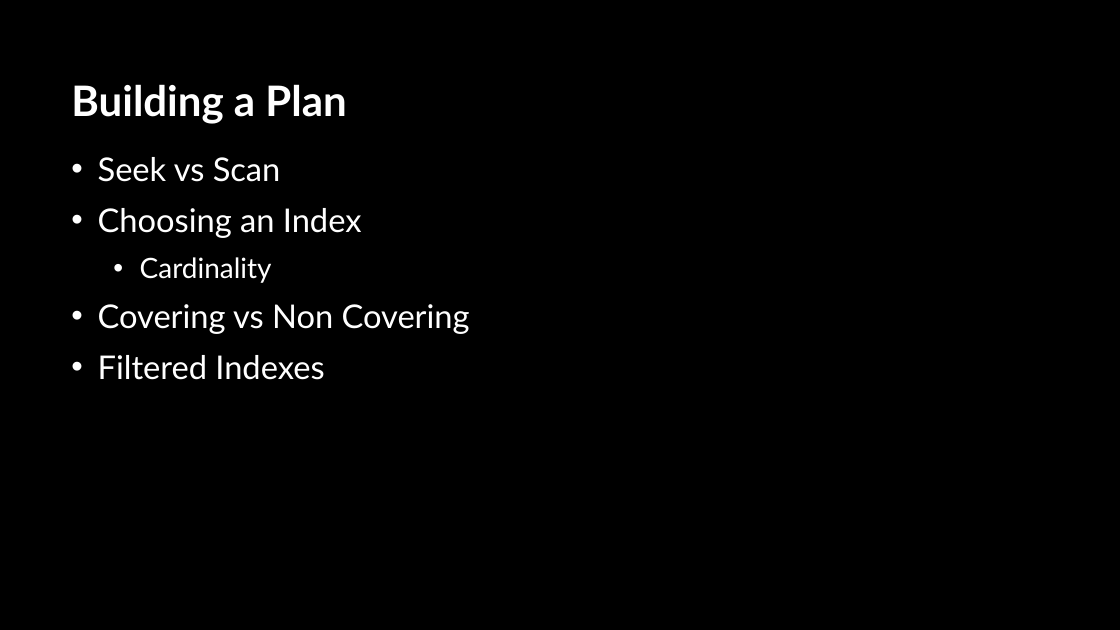
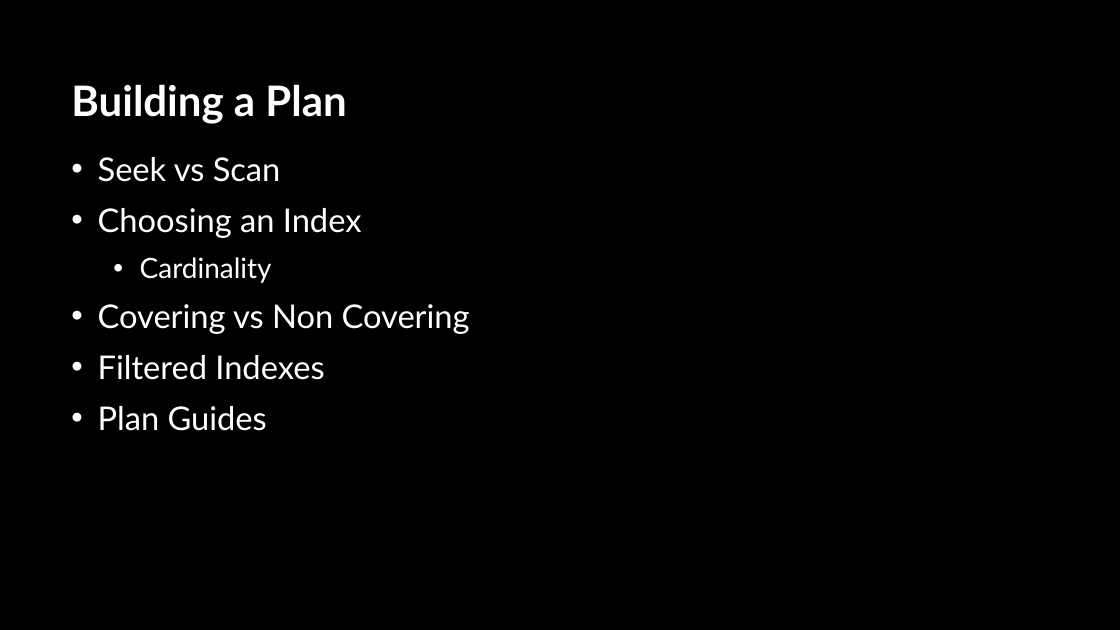
Before and after one commit to sabinio/SQLTraining, a slide deck: slide 10 of Slides/3. Query Execution.pptx. Drawn at 1120x630 pixels with LibreOffice and Linux fonts; fonts in the diff are those of the drawing; background and template pictures are left out. Boxes give left, top, right and bottom in pixels: in the first picture for what was removed or moved away, otherwise in the second. Text is boxed around its words. In the diff, an @@ line names an element or a change of style, - is before the commit and + after.

```diff
--- a/Slides/3. Query Execution.pptx
+++ b/Slides/3. Query Execution.pptx
@@ text at bbox=[98, 406, 267, 431]: paragraph added @@
+• Plan Guides
```
Also in this commit, not shown: 3 other slides changed.
